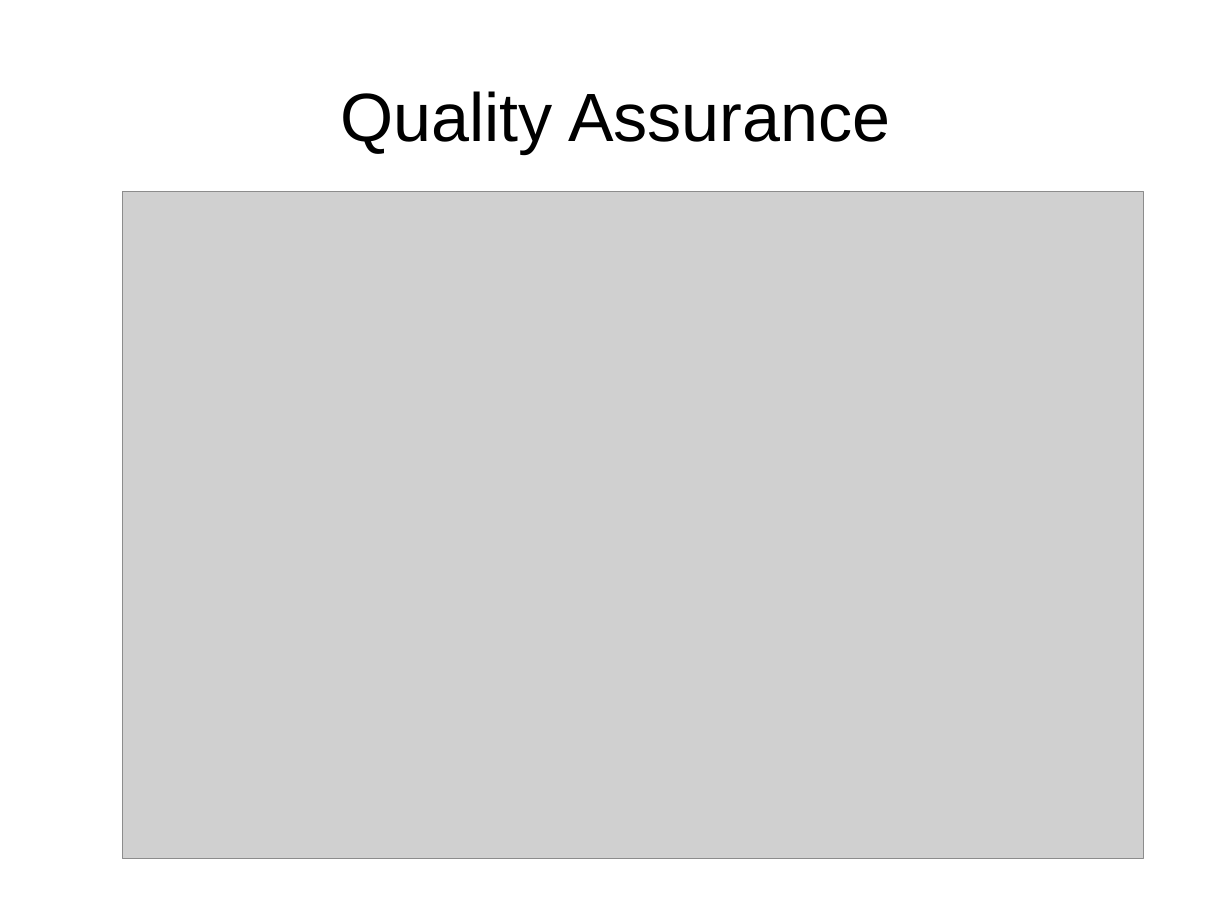
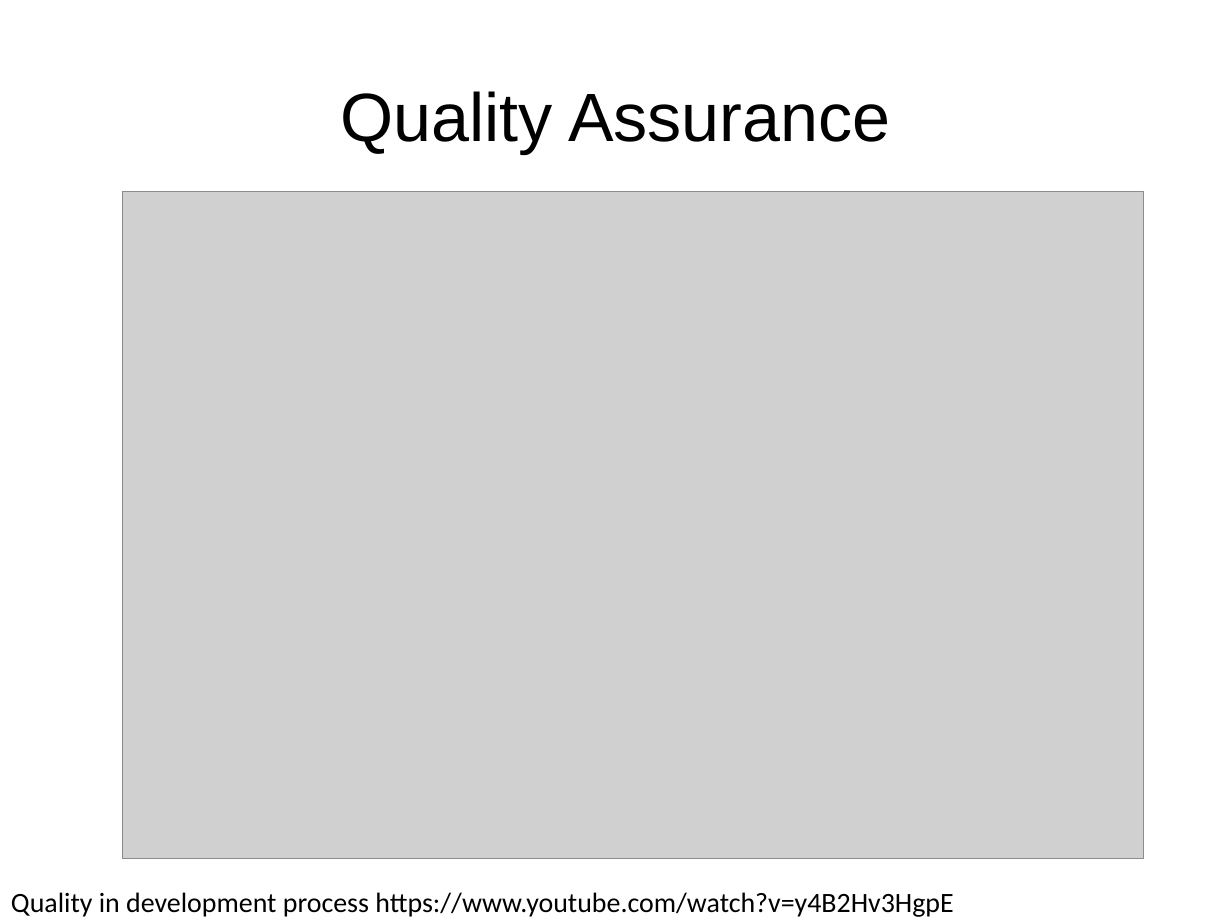
Before and after one commit to j-avdeev/QA, a slide deck: slide 1 of QA - lec 1 - What is Quality.odp. Drawn at 1232x924 pixels with LibreOffice and Linux fonts; fonts in the diff are those of the drawing; grey boxes stand for pictures. Boxes give left, top, right and bottom in pixels: in the first picture for what was removed or moved away, otherwise in the second. Text is boxed around its words. In the diff, an @@ line names an element or a change of style, - is before the commit and + after.

```diff
--- a/QA - lec 1 - What is Quality.odp
+++ b/QA - lec 1 - What is Quality.odp
@@ text added at (x1=11, y1=892, x2=953, y2=917), 18 pt, text #000000 @@
+Quality in development process https://www.youtube.com/watch?v=y4B2Hv3HgpE
```
